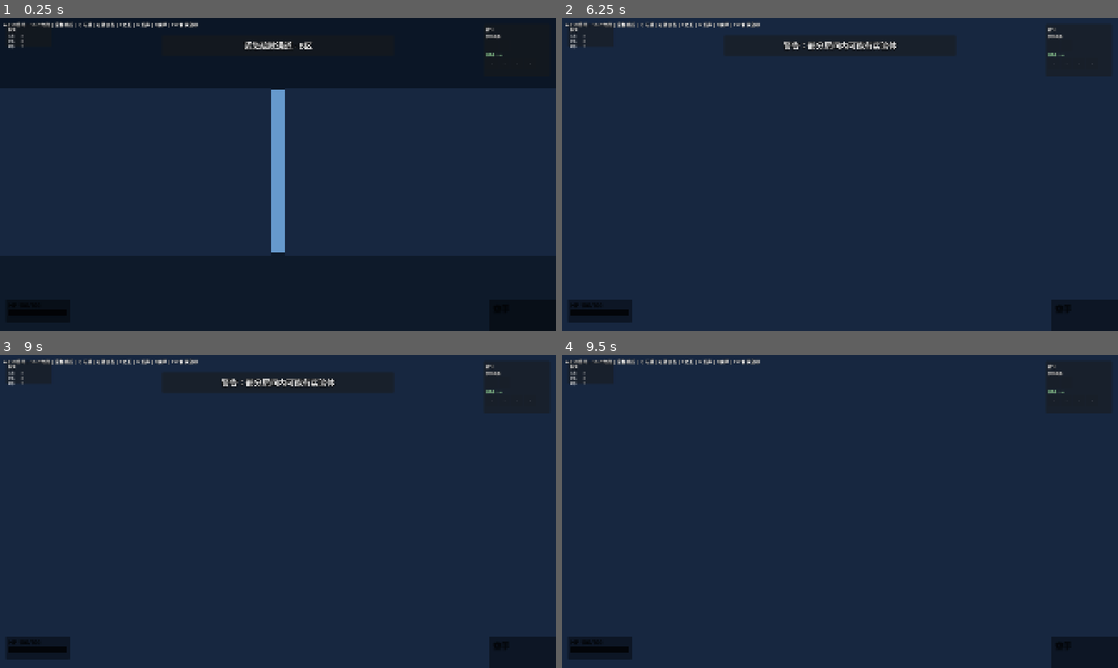
Above: before the commit, frames 1-4 (two rows, left to right).
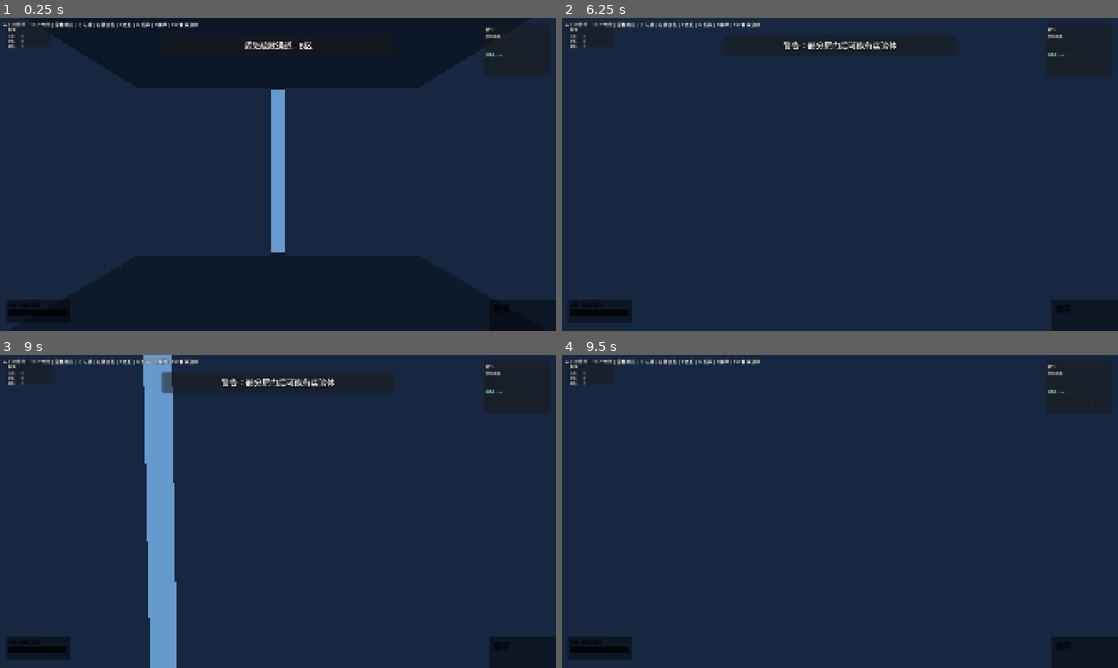
Above: after the commit, the same moments.

Repository: Potatopill98/let-s_go
Game: Godot game, scene res://scenes/level2_corridor.tscn
Two runs of this game, one before a commit and one after it. Both use one fixed random seed, a clock stepped at 60 frames per second and the inputs below. This scene is started directly instead of the project's main scene.
Inputs (mouse positions are in pixels of both pictures, inside the frame that each line leads up to):
- Up to frame 1 (0.25 s): no input
- Up to frame 2 (6.25 s): tap Enter at 0.5, 2.75, 4.25 s; move the mouse to (867, 174) at 0.52 s; hold E (interact) 0.53-1.28 s; hold W (move_forward) 0.53-5.78 s; click (867, 174) at 0.67 s; tap Space at 0.77, 1.52, 2, 3.02, 3.5, 3.77, 4.52, 5, 6.02 s; move the mouse to (812, 174) at 1.27 s; tap Q at 1.35 s; move the mouse to (851, 168) at 2.02 s; tap G at 2.1 s; move the mouse to (834, 180) at 2.77 s; tap 1 at 2.85 s; click (834, 180) at 2.92 s; move the mouse to (878, 177) at 3.52 s; tap 2 at 3.6 s; move the mouse to (795, 171) at 4.27 s; tap 3 at 4.35 s; move the mouse to (845, 174) at 5.02 s; tap 4 at 5.1 s; click (845, 174) at 5.17 s; move the mouse to (817, 168) at 5.77 s; hold D (move_right) from 5.78 s (still down); tap F at 5.85 s
- Up to frame 3 (9 s): move the mouse to (305, 511) at 6.52 s; release D (move_right) at 6.53 s; hold W (move_forward) 6.53-8.78 s; tap V at 6.6 s; tap Space at 6.77, 7.52 s; move the mouse to (250, 511) at 7.27 s; tap Shift at 7.35 s; click (250, 511) at 7.42 s; move the mouse to (289, 505) at 8.02 s; hold E (interact) 8.03-8.78 s; move the mouse to (272, 517) at 8.77 s; hold A (move_left) from 8.78 s (still down); tap Q at 8.85 s
- Up to frame 4 (9.5 s): keep holding A (move_left); tap Space at 9.02 s

The runs differ from the first frame. In frame 1, 4.1% of the frame differs, in the area x 0-100%, y 0-23%; in frame 2, less than 0.1%; in frame 3, 5.0%, in the area x 25-52%, y 0-100%; in frame 4, nothing differs.

Commit message:
feat: 第二关v4 - 通道7米宽两侧实心墙；有怪物的门后建2.2x2.2米独立小房间(后墙+侧墙+地板+天花板)；锁死门直接贴墙无空间；玩家只能看到通道，开门才见房间；怪物在小房间里生成后追击

Diff:
--- a/scenes/level2_corridor.gd
+++ b/scenes/level2_corridor.gd
@@ -1,13 +1,13 @@
 extends Node3D
 
-## 第二关：狭长逃生走廊 v3
-## 500米长x7米宽通道，两侧3.5米深房间，门贴墙，警报灯闪烁
+## 第二关：狭长逃生走廊 v4
+## 通道7米宽，两侧实心墙，有怪门后建独立小房间，锁死门直接贴墙
 
 const CORRIDOR_LENGTH: float = 500.0
 const CORRIDOR_WIDTH: float = 7.0
 const CORRIDOR_HEIGHT: float = 4.0
-const ROOM_DEPTH: float = 3.5
-const DOOR_SPACING: float = 20.0
+const ROOM_SIZE: float = 2.2
+const DOOR_SPACING: float = 22.0
 const DOOR_WIDTH: float = 2.0
 const DOOR_HEIGHT: float = 2.5
 
@@ -26,7 +26,7 @@
 func _ready() -> void:
 	randomize()
 	_build_structure()
-	_build_doors()
+	_build_doors_and_rooms()
 	_build_obstacles()
 	_build_button()
 	_build_ceiling_trap()
@@ -35,115 +35,123 @@
 	if UIManager != null:
 		UIManager.show_announcement("紧急疏散通道 - B区", 3.0)
 		UIManager.show_announcement("前方通道已封锁 - 请寻找安全出口", 3.0)
-		UIManager.show_announcement("警告：部分房间内可能有实验体", 3.0)
+		UIManager.show_announcement("警告：部分房门后可能有实验体", 3.0)
 
 func _build_structure() -> void:
-	var total_w: float = CORRIDOR_WIDTH + ROOM_DEPTH * 2
-	var half_w: float = total_w / 2
-	# 地板（BoxMesh，更可靠）
-	var floor: StaticBody3D = StaticBody3D.new()
-	var floor_mesh: MeshInstance3D = MeshInstance3D.new()
-	var fbox: BoxMesh = BoxMesh.new()
-	fbox.size = Vector3(total_w, 0.2, CORRIDOR_LENGTH)
-	var fmat: StandardMaterial3D = StandardMaterial3D.new()
-	fmat.albedo_color = Color(0.2, 0.2, 0.22)
-	fmat.roughness = 0.9
-	fbox.material = fmat
-	floor_mesh.mesh = fbox
-	floor_mesh.position.y = -0.1
-	floor.add_child(floor_mesh)
-	var fcol: CollisionShape3D = CollisionShape3D.new()
-	var fshape: BoxShape3D = BoxShape3D.new()
-	fshape.size = Vector3(total_w, 0.2, CORRIDOR_LENGTH)
-	fcol.shape = fshape
-	floor.add_child(fcol)
-	floor.position.z = CORRIDOR_LENGTH / 2
-	add_child(floor)
-	# 天花板（BoxMesh）
-	var ceil_mesh: MeshInstance3D = MeshInstance3D.new()
-	var cbox: BoxMesh = BoxMesh.new()
-	cbox.size = Vector3(total_w, 0.2, CORRIDOR_LENGTH)
-	var cmat: StandardMaterial3D = StandardMaterial3D.new()
-	cmat.albedo_color = Color(0.18, 0.18, 0.2)
-	cbox.material = cmat
-	ceil_mesh.mesh = cbox
-	ceil_mesh.position = Vector3(0, CORRIDOR_HEIGHT + 0.1, CORRIDOR_LENGTH / 2)
-	add_child(ceil_mesh)
-	# 外墙（左右）
-	_make_wall(Vector3(-half_w, CORRIDOR_HEIGHT / 2, CORRIDOR_LENGTH / 2), Vector3(0.3, CORRIDOR_HEIGHT, CORRIDOR_LENGTH))
-	_make_wall(Vector3(half_w, CORRIDOR_HEIGHT / 2, CORRIDOR_LENGTH / 2), Vector3(0.3, CORRIDOR_HEIGHT, CORRIDOR_LENGTH))
+	var half_w: float = CORRIDOR_WIDTH / 2
+	# 地板（只有通道宽度）
+	_make_floor(Vector3(0, -0.1, CORRIDOR_LENGTH / 2), Vector3(CORRIDOR_WIDTH, 0.2, CORRIDOR_LENGTH))
+	# 天花板（只有通道宽度）
+	_make_ceiling(Vector3(0, CORRIDOR_HEIGHT + 0.1, CORRIDOR_LENGTH / 2), Vector3(CORRIDOR_WIDTH, 0.2, CORRIDOR_LENGTH))
 	# 尽头墙
-	_make_wall(Vector3(0, CORRIDOR_HEIGHT / 2, CORRIDOR_LENGTH), Vector3(total_w, CORRIDOR_HEIGHT, 0.3))
-	# 入口墙（留通道口）
+	_make_wall(Vector3(0, CORRIDOR_HEIGHT / 2, CORRIDOR_LENGTH), Vector3(CORRIDOR_WIDTH, CORRIDOR_HEIGHT, 0.3))
+	# 入口两侧墙（留中间通道口）
 	_make_wall(Vector3(-half_w / 2 - 0.15, CORRIDOR_HEIGHT / 2, 0), Vector3(half_w, CORRIDOR_HEIGHT, 0.3))
 	_make_wall(Vector3(half_w / 2 + 0.15, CORRIDOR_HEIGHT / 2, 0), Vector3(half_w, CORRIDOR_HEIGHT, 0.3))
-	# 内墙（通道与房间之间，留门洞）
-	var left_x: float = -CORRIDOR_WIDTH / 2
-	var right_x: float = CORRIDOR_WIDTH / 2
-	var door_count: int = int((CORRIDOR_LENGTH - 30) / DOOR_SPACING)
+	# 左右外墙（分段，留门洞）
+	var door_count: int = int((CORRIDOR_LENGTH - 40) / DOOR_SPACING)
 	for i in range(door_count):
-		var z_center: float = 20.0 + i * DOOR_SPACING
+		var z_center: float = 25.0 + i * DOOR_SPACING
 		if z_center > CORRIDOR_LENGTH - 30:
 			break
 		var seg_start: float = z_center - DOOR_SPACING / 2
 		var seg_end: float = z_center + DOOR_SPACING / 2
 		var door_start: float = z_center - DOOR_WIDTH / 2
 		var door_end: float = z_center + DOOR_WIDTH / 2
-		# 左侧内墙
+		# 左墙
 		if door_start > seg_start:
-			_make_wall(Vector3(left_x, CORRIDOR_HEIGHT / 2, (seg_start + door_start) / 2), Vector3(0.15, CORRIDOR_HEIGHT, door_start - seg_start))
+			_make_wall(Vector3(-half_w, CORRIDOR_HEIGHT / 2, (seg_start + door_start) / 2), Vector3(0.3, CORRIDOR_HEIGHT, door_start - seg_start))
 		if seg_end > door_end:
-			_make_wall(Vector3(left_x, CORRIDOR_HEIGHT / 2, (door_end + seg_end) / 2), Vector3(0.15, CORRIDOR_HEIGHT, seg_end - door_end))
-		# 右侧内墙
+			_make_wall(Vector3(-half_w, CORRIDOR_HEIGHT / 2, (door_end + seg_end) / 2), Vector3(0.3, CORRIDOR_HEIGHT, seg_end - door_end))
+		# 右墙
 		if door_start > seg_start:
-			_make_wall(Vector3(right_x, CORRIDOR_HEIGHT / 2, (seg_start + door_start) / 2), Vector3(0.15, CORRIDOR_HEIGHT, door_start - seg_start))
+			_make_wall(Vector3(half_w, CORRIDOR_HEIGHT / 2, (seg_start + door_start) / 2), Vector3(0.3, CORRIDOR_HEIGHT, door_start - seg_start))
 		if seg_end > door_end:
-			_make_wall(Vector3(right_x, CORRIDOR_HEIGHT / 2, (door_end + seg_end) / 2), Vector3(0.15, CORRIDOR_HEIGHT, seg_end - door_end))
+			_make_wall(Vector3(half_w, CORRIDOR_HEIGHT / 2, (door_end + seg_end) / 2), Vector3(0.3, CORRIDOR_HEIGHT, seg_end - door_end))
+	# 补充墙段（第一个门之前和最后一个门之后）
+	var first_z: float = 25.0 - DOOR_SPACING / 2
+	if first_z > 0:
+		_make_wall(Vector3(-half_w, CORRIDOR_HEIGHT / 2, first_z / 2), Vector3(0.3, CORRIDOR_HEIGHT, first_z))
+		_make_wall(Vector3(half_w, CORRIDOR_HEIGHT / 2, first_z / 2), Vector3(0.3, CORRIDOR_HEIGHT, first_z))
+
+func _make_floor(pos: Vector3, size: Vector3) -> void:
+	var floor: StaticBody3D = StaticBody3D.new()
+	var m: MeshInstance3D = MeshInstance3D.new()
+	var b: BoxMesh = BoxMesh.new()
+	b.size = size
+	var mat: StandardMaterial3D = StandardMaterial3D.new()
+	mat.albedo_color = Color(0.2, 0.2, 0.22)
+	mat.roughness = 0.9
+	b.material = mat
+	m.mesh = b
+	floor.add_child(m)
+	var c: CollisionShape3D = CollisionShape3D.new()
+	var s: BoxShape3D = BoxShape3D.new()
+	s.size = size
+	c.shape = s
+	floor.add_child(c)
+	floor.position = pos
+	add_child(floor)
+
+func _make_ceiling(pos: Vector3, size: Vector3) -> void:
+	var m: MeshInstance3D = MeshInstance3D.new()
+	var b: BoxMesh = BoxMesh.new()
+	b.size = size
+	var mat: StandardMaterial3D = StandardMaterial3D.new()
+	mat.albedo_color = Color(0.18, 0.18, 0.2)
+	b.material = mat
+	m.mesh = b
+	m.position = pos
+	add_child(m)
 
 func _make_wall(pos: Vector3, size: Vector3) -> void:
 	var wall: StaticBody3D = StaticBody3D.new()
-	var mesh: MeshInstance3D = MeshInstance3D.new()
-	var box: BoxMesh = BoxMesh.new()
-	box.size = size
+	var m: MeshInstance3D = MeshInstance3D.new()
+	var b: BoxMesh = BoxMesh.new()
+	b.size = size
 	var mat: StandardMaterial3D = StandardMaterial3D.new()
 	mat.albedo_color = Color(0.28, 0.28, 0.32)
 	mat.roughness = 0.85
-	box.material = mat
-	mesh.mesh = box
-	wall.add_child(mesh)
-	var col: CollisionShape3D = CollisionShape3D.new()
-	var shape: BoxShape3D = BoxShape3D.new()
-	shape.size = size
-	col.shape = shape
-	wall.add_child(col)
+	b.material = mat
+	m.mesh = b
+	wall.add_child(m)
+	var c: CollisionShape3D = CollisionShape3D.new()
+	var s: BoxShape3D = BoxShape3D.new()
+	s.size = size
+	c.shape = s
+	wall.add_child(c)
 	wall.position = pos
 	add_child(wall)
 
-func _build_doors() -> void:
-	var door_count: int = int((CORRIDOR_LENGTH - 30) / DOOR_SPACING)
+func _build_doors_and_rooms() -> void:
+	var half_w: float = CORRIDOR_WIDTH / 2
+	var door_count: int = int((CORRIDOR_LENGTH - 40) / DOOR_SPACING)
 	var idx: int = 0
 	for i in range(door_count):
-		var z_pos: float = 20.0 + i * DOOR_SPACING
+		var z_pos: float = 25.0 + i * DOOR_SPACING
 		if z_pos > CORRIDOR_LENGTH - 30:
 			break
-		# 判断是否是出口门（最后一个左侧门）
 		var is_exit: bool = (i == door_count - 1)
 		# 左侧门
-		_make_door(z_pos, true, idx, is_exit)
+		_make_door(z_pos, true, idx, is_exit, half_w)
 		idx += 1
 		# 右侧门（不是出口）
-		_make_door(z_pos, false, idx, false)
+		_make_door(z_pos, false, idx, false, half_w)
 		idx += 1
 
-func _make_door(z_pos: float, is_left: bool, index: int, is_exit: bool) -> void:
-	var door_x: float = -CORRIDOR_WIDTH / 2 if is_left else CORRIDOR_WIDTH / 2
+func _make_door(z_pos: float, is_left: bool, index: int, is_exit: bool, half_w: float) -> void:
+	var door_x: float = -half_w if is_left else half_w
 	var is_locked: bool = not is_exit and (index % 3 == 0)
 	var has_monster: bool = not is_exit and not is_locked
+	# 如果有怪物，先建小房间
+	if has_monster:
+		_build_small_room(z_pos, is_left, half_w)
+	# 门
 	var door: StaticBody3D = StaticBody3D.new()
 	door.name = "Door_%d" % index
-	var mesh: MeshInstance3D = MeshInstance3D.new()
-	var box: BoxMesh = BoxMesh.new()
-	box.size = Vector3(0.12, DOOR_HEIGHT, DOOR_WIDTH)
+	var m: MeshInstance3D = MeshInstance3D.new()
+	var b: BoxMesh = BoxMesh.new()
+	b.size = Vector3(0.12, DOOR_HEIGHT, DOOR_WIDTH)
 	var mat: StandardMaterial3D = StandardMaterial3D.new()
 	if is_exit:
 		mat.albedo_color = Color(0.2, 0.6, 0.2)
@@ -156,23 +164,23 @@
 		mat.albedo_color = Color(0.35, 0.35, 0.4)
 	mat.metallic = 0.4
 	mat.roughness = 0.6
-	box.material = mat
-	mesh.mesh = box
-	mesh.position.y = DOOR_HEIGHT / 2
-	door.add_child(mesh)
-	var col: CollisionShape3D = CollisionShape3D.new()
-	var shape: BoxShape3D = BoxShape3D.new()
-	shape.size = Vector3(0.12, DOOR_HEIGHT, DOOR_WIDTH)
-	col.shape = shape
-	col.position.y = DOOR_HEIGHT / 2
-	door.add_child(col)
+	b.material = mat
+	m.mesh = b
+	m.position.y = DOOR_HEIGHT / 2
+	door.add_child(m)
+	var c: CollisionShape3D = CollisionShape3D.new()
+	var s: BoxShape3D = BoxShape3D.new()
+	s.size = Vector3(0.12, DOOR_HEIGHT, DOOR_WIDTH)
+	c.shape = s
+	c.position.y = DOOR_HEIGHT / 2
+	door.add_child(c)
 	var area: Area3D = Area3D.new()
-	var acol: CollisionShape3D = CollisionShape3D.new()
+	var ac: CollisionShape3D = CollisionShape3D.new()
 	var ashape: BoxShape3D = BoxShape3D.new()
 	ashape.size = Vector3(3.0, DOOR_HEIGHT, DOOR_WIDTH + 1.5)
-	acol.shape = ashape
-	acol.position.y = DOOR_HEIGHT / 2
-	area.add_child(acol)
+	ac.shape = ashape
+	ac.position.y = DOOR_HEIGHT / 2
+	area.add_child(ac)
 	area.set_meta("door_type", "exit" if is_exit else ("locked" if is_locked else "monster"))
 	area.set_meta("door_node", door)
 	area.set_meta("room_z", z_pos)
@@ -185,6 +193,26 @@
 	door.position = Vector3(door_x, 0, z_pos)
 	add_child(door)
 
+func _build_small_room(z_pos: float, is_left: bool, half_w: float) -> void:
+	var room_x: float = 0.0
+	var back_x: float = 0.0
+	if is_left:
+		room_x = -half_w - ROOM_SIZE / 2
+		back_x = -half_w - ROOM_SIZE
+	else:
+		room_x = half_w + ROOM_SIZE / 2
+		back_x = half_w + ROOM_SIZE
+	# 房间地板
+	_make_floor(Vector3(room_x, -0.1, z_pos), Vector3(ROOM_SIZE, 0.2, ROOM_SIZE))
+	# 房间天花板
+	_make_ceiling(Vector3(room_x, CORRIDOR_HEIGHT + 0.1, z_pos), Vector3(ROOM_SIZE, 0.2, ROOM_SIZE))
+	# 后墙
+	_make_wall(Vector3(back_x, CORRIDOR_HEIGHT / 2, z_pos), Vector3(0.3, CORRIDOR_HEIGHT, ROOM_SIZE))
+	# 左侧墙（z-方向）
+	_make_wall(Vector3(room_x, CORRIDOR_HEIGHT / 2, z_pos - ROOM_SIZE / 2), Vector3(ROOM_SIZE, CORRIDOR_HEIGHT, 0.3))
+	# 右侧墙（z+方向）
+	_make_wall(Vector3(room_x, CORRIDOR_HEIGHT / 2, z_pos + ROOM_SIZE / 2), Vector3(ROOM_SIZE, CORRIDOR_HEIGHT, 0.3))
+
 var _door_prompt: bool = false
 var _cur_door: Area3D = null
 
@@ -228,7 +256,8 @@
 		area.set_meta("spawned", true)
 		var z_pos: float = area.get_meta("room_z")
 		var is_left: bool = area.get_meta("room_is_left")
-		var sx: float = -CORRIDOR_WIDTH / 2 - ROOM_DEPTH / 2 if is_left else CORRIDOR_WIDTH / 2 + ROOM_DEPTH / 2
+		var half_w: float = CORRIDOR_WIDTH / 2
+		var sx: float = -half_w - ROOM_SIZE / 2 if is_left else half_w + ROOM_SIZE / 2
 		var m: Node = monster_scene.instantiate()
 		m.position = Vector3(sx, 1.0, z_pos)
 		add_child(m)
@@ -236,8 +265,8 @@
 			UIManager.show_toast("房间里有怪物！")
 
 func _build_obstacles() -> void:
-	for i in range(1, 18):
-		var z_pos: float = 30.0 + i * 25.0
+	for i in range(1, 16):
+		var z_pos: float = 35.0 + i * 28.0
 		if z_pos > CORRIDOR_LENGTH - 40:
 			break
 		var r: int = randi() % 3
@@ -320,7 +349,7 @@
 	area.body_entered.connect(_on_btn_enter)
 	area.body_exited.connect(_on_btn_exit)
 	btn.add_child(area)
-	btn.position = Vector3(0, 0, 40.0)
+	btn.position = Vector3(0, 0, 45.0)
 	add_child(btn)
 
 var _btn_prompt: bool = false
@@ -345,12 +374,12 @@
 	mat.albedo_color = Color(0.3, 0.3, 0.35)
 	b.material = mat
 	ceiling_trap.mesh = b
-	ceiling_trap.position = Vector3(0, CORRIDOR_HEIGHT - 0.1, 12.0)
+	ceiling_trap.position = Vector3(0, CORRIDOR_HEIGHT - 0.1, 15.0)
 	add_child(ceiling_trap)
 
 func _build_alarm_lights() -> void:
-	for i in range(16):
-		var z: float = 15.0 + i * 30.0
+	for i in range(15):
+		var z: float = 20.0 + i * 32.0
 		if z > CORRIDOR_LENGTH - 20:
 			break
 		var ll: OmniLight3D = OmniLight3D.new()
@@ -369,7 +398,6 @@
 		lr.visible = (i % 2 == 1)
 		add_child(lr)
 		alarm_lights.append(lr)
-	# 环境光
 	var env: WorldEnvironment = WorldEnvironment.new()
 	var env_res: Environment = Environment.new()
 	env_res.ambient_light_color = Color(0.3, 0.3, 0.35)
@@ -423,7 +451,7 @@
 		tw.tween_property(ceiling_trap, "position:y", CORRIDOR_HEIGHT + 3.0, 1.5)
 	if chaser_scene != null:
 		chaser = chaser_scene.instantiate()
-		chaser.position = Vector3(0, CORRIDOR_HEIGHT - 1.0, 12.0)
+		chaser.position = Vector3(0, CORRIDOR_HEIGHT - 1.0, 15.0)
 		add_child(chaser)
 	if UIManager != null:
 		UIManager.show_announcement("实验体已释放 - 快跑！！！", 5.0)
